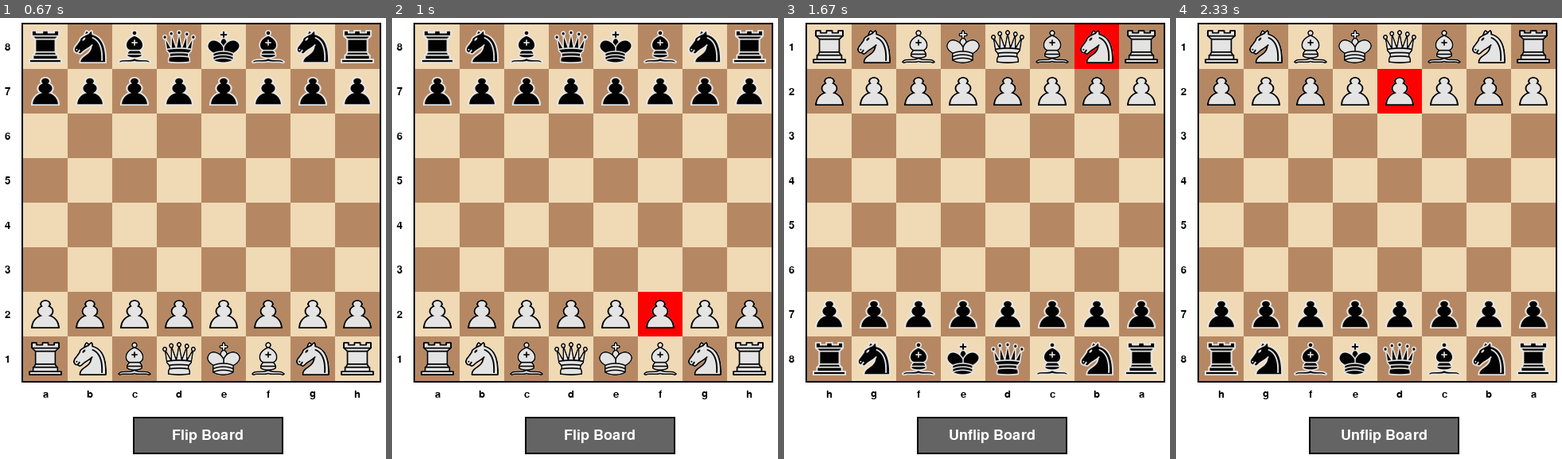
Above: before the commit, frames 1-4 (left to right).
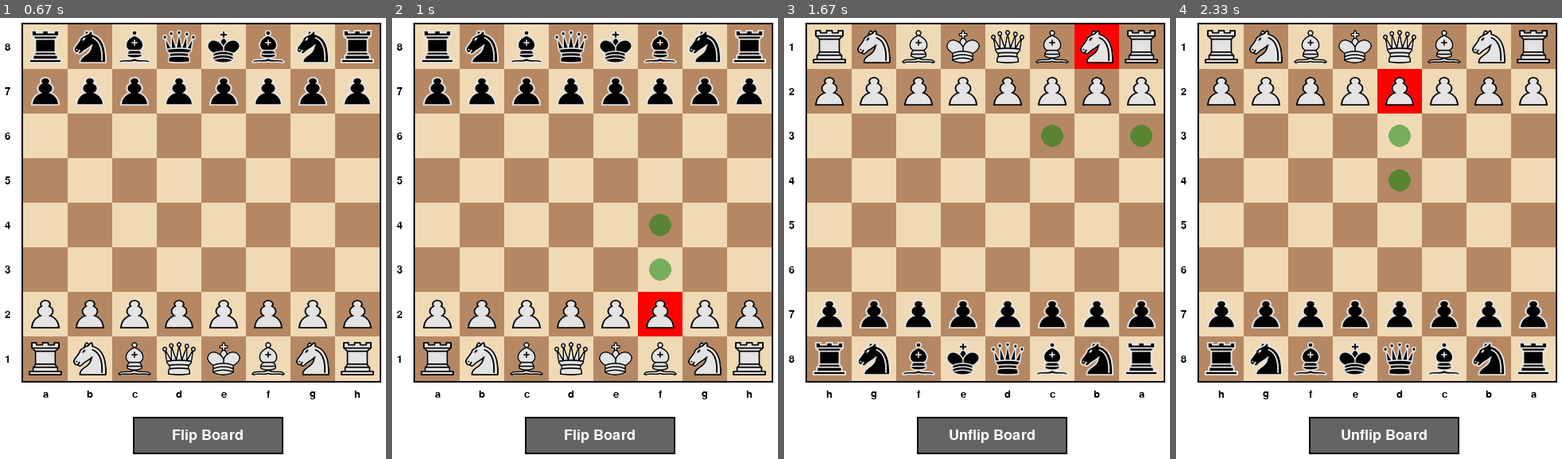
Above: after the commit, the same moments.

Repository: copperfishgh/testy
Game: pygame game, started from main.py
The game is run twice, just before and just after one commit, with the same random seed, the same clock (stepped at 60 frames per second) and the same inputs.
Inputs (mouse positions are in pixels of both pictures, inside the frame that each line leads up to):
- Up to frame 1 (0.67 s): click (208, 229) at 0.38 s
- Up to frame 2 (1 s): click (642, 331) at 0.72 s
- Up to frame 3 (1.67 s): click (857, 339) at 1.05 s; tap F at 1.33 s
- Up to frame 4 (2.33 s): click (1392, 70) at 1.72 s

Frame 1 is identical in both runs. In frame 2, 0.4% of the frame differs, in the area x 66-73%, y 44-60%; in frame 3, 0.4%; in frame 4, 0.4%.

Commit message:
legal move indication works!

Diff:
--- a/chess_board.py
+++ b/chess_board.py
@@ -302,6 +302,145 @@
         result += "  a b c d e f g h\n"
         return result
 
+    def get_possible_moves(self, row: int, col: int) -> List[Tuple[int, int]]:
+        """Get all possible moves for a piece at the given position"""
+        piece = self.get_piece(row, col)
+        if not piece:
+            return []
+
+        if piece.type == PieceType.PAWN:
+            return self._get_pawn_moves(row, col, piece.color)
+        elif piece.type == PieceType.ROOK:
+            return self._get_rook_moves(row, col, piece.color)
+        elif piece.type == PieceType.KNIGHT:
+            return self._get_knight_moves(row, col, piece.color)
+        elif piece.type == PieceType.BISHOP:
+            return self._get_bishop_moves(row, col, piece.color)
+        elif piece.type == PieceType.QUEEN:
+            return self._get_queen_moves(row, col, piece.color)
+        elif piece.type == PieceType.KING:
+            return self._get_king_moves(row, col, piece.color)
+
+        return []
+
+    def _is_valid_square(self, row: int, col: int) -> bool:
+        """Check if a square is within board bounds"""
+        return 0 <= row < 8 and 0 <= col < 8
+
+    def _is_square_empty_or_enemy(self, row: int, col: int, color: Color) -> bool:
+        """Check if a square is empty or contains an enemy piece"""
+        if not self._is_valid_square(row, col):
+            return False
+        piece = self.get_piece(row, col)
+        return piece is None or piece.color != color
+
+    def _get_pawn_moves(self, row: int, col: int, color: Color) -> List[Tuple[int, int]]:
+        """Get possible moves for a pawn"""
+        moves = []
+        direction = -1 if color == Color.WHITE else 1  # White moves up (-1), Black moves down (+1)
+        start_row = 6 if color == Color.WHITE else 1
+
+        # Forward move
+        new_row = row + direction
+        if self._is_valid_square(new_row, col) and self.get_piece(new_row, col) is None:
+            moves.append((new_row, col))
+
+            # Double forward move from starting position
+            if row == start_row:
+                new_row = row + 2 * direction
+                if self._is_valid_square(new_row, col) and self.get_piece(new_row, col) is None:
+                    moves.append((new_row, col))
+
+        # Diagonal captures
+        for dc in [-1, 1]:
+            new_row, new_col = row + direction, col + dc
+            if self._is_valid_square(new_row, new_col):
+                piece = self.get_piece(new_row, new_col)
+                if piece and piece.color != color:
+                    moves.append((new_row, new_col))
+
+        # En passant capture
+        if self.en_passant_target:
+            ep_row, ep_col = self.en_passant_target
+            if row + direction == ep_row and abs(col - ep_col) == 1:
+                moves.append((ep_row, ep_col))
+
+        return moves
+
+    def _get_rook_moves(self, row: int, col: int, color: Color) -> List[Tuple[int, int]]:
+        """Get possible moves for a rook"""
+        moves = []
+        directions = [(0, 1), (0, -1), (1, 0), (-1, 0)]  # Right, Left, Down, Up
+
+        for dr, dc in directions:
+            for i in range(1, 8):
+                new_row, new_col = row + i * dr, col + i * dc
+                if not self._is_valid_square(new_row, new_col):
+                    break
+
+                piece = self.get_piece(new_row, new_col)
+                if piece is None:
+                    moves.append((new_row, new_col))
+                elif piece.color != color:
+                    moves.append((new_row, new_col))
+                    break
+                else:
+                    break
+
+        return moves
+
+    def _get_knight_moves(self, row: int, col: int, color: Color) -> List[Tuple[int, int]]:
+        """Get possible moves for a knight"""
+        moves = []
+        knight_moves = [(-2, -1), (-2, 1), (-1, -2), (-1, 2), (1, -2), (1, 2), (2, -1), (2, 1)]
+
+        for dr, dc in knight_moves:
+            new_row, new_col = row + dr, col + dc
+            if self._is_square_empty_or_enemy(new_row, new_col, color):
+                moves.append((new_row, new_col))
+
+        return moves
+
+    def _get_bishop_moves(self, row: int, col: int, color: Color) -> List[Tuple[int, int]]:
+        """Get possible moves for a bishop"""
+        moves = []
+        directions = [(1, 1), (1, -1), (-1, 1), (-1, -1)]  # Diagonal directions
+
+        for dr, dc in directions:
+            for i in range(1, 8):
+                new_row, new_col = row + i * dr, col + i * dc
+                if not self._is_valid_square(new_row, new_col):
+                    break
+
+                piece = self.get_piece(new_row, new_col)
+                if piece is None:
+                    moves.append((new_row, new_col))
+                elif piece.color != color:
+                    moves.append((new_row, new_col))
+                    break
+                else:
+                    break
+
+        return moves
+
+    def _get_queen_moves(self, row: int, col: int, color: Color) -> List[Tuple[int, int]]:
+        """Get possible moves for a queen (combination of rook and bishop)"""
+        return self._get_rook_moves(row, col, color) + self._get_bishop_moves(row, col, color)
+
+    def _get_king_moves(self, row: int, col: int, color: Color) -> List[Tuple[int, int]]:
+        """Get possible moves for a king"""
+        moves = []
+        king_moves = [(-1, -1), (-1, 0), (-1, 1), (0, -1), (0, 1), (1, -1), (1, 0), (1, 1)]
+
+        for dr, dc in king_moves:
+            new_row, new_col = row + dr, col + dc
+            if self._is_square_empty_or_enemy(new_row, new_col, color):
+                moves.append((new_row, new_col))
+
+        # TODO: Add castling logic here
+
+        return moves
+
 # Example usage and testing
 if __name__ == "__main__":
     # Create a new board state
--- a/display.py
+++ b/display.py
@@ -44,6 +44,9 @@
 
         # Load piece images (placeholder - you'd load actual piece images here)
         self.piece_images = self._load_piece_images()
+
+        # Create move indicator circle surface once
+        self.move_indicator = self._create_move_indicator()
 
     def _load_piece_images(self) -> dict:
         """Load and scale piece images from PNG files"""
@@ -87,6 +90,26 @@
 
         return images
 
+    def _create_move_indicator(self) -> pygame.Surface:
+        """Create a translucent circle surface for move indicators"""
+        # Create a surface with per-pixel alpha
+        circle_surface = pygame.Surface((self.square_size, self.square_size), pygame.SRCALPHA)
+
+        # Circle size is 1/4 of the square
+        circle_radius = self.square_size // 4
+        center_x = self.square_size // 2
+        center_y = self.square_size // 2
+
+        # Draw translucent circle (green with 128 alpha for 50% transparency)
+        circle_color = (0, 128, 0, 128)  # Green with 50% transparency
+        pygame.draw.circle(circle_surface, circle_color, (center_x, center_y), circle_radius)
+
+        return circle_surface
+
+    def draw_move_indicator(self, screen, x: int, y: int) -> None:
+        """Draw the pre-created move indicator at specified position"""
+        screen.blit(self.move_indicator, (x, y))
+
     def draw_board(self, screen, board_state: BoardState, selected_square: Optional[Tuple[int, int]] = None,
                    possible_moves: List[Tuple[int, int]] = None, flipped: bool = False) -> None:
         """Draw the chess board with pieces"""
@@ -106,12 +129,9 @@
                 is_light = (row + col) % 2 == 0
                 color = self.LIGHT_SQUARE if is_light else self.DARK_SQUARE
 
-                # Highlight selected square
+                # Highlight selected square only
                 if selected_square and selected_square == (row, col):
                     color = self.SELECTED
-                # Highlight possible moves
-                elif (row, col) in possible_moves:
-                    color = self.HIGHLIGHT
 
                 # Draw the square
                 pygame.draw.rect(screen, color,
@@ -121,6 +141,10 @@
                 piece = board_state.get_piece(row, col)
                 if piece:
                     self.draw_piece(screen, piece, x, y)
+
+                # Draw move indicator circle for possible moves
+                if (row, col) in possible_moves:
+                    self.draw_move_indicator(screen, x, y)
 
         # Draw board border (use actual board size based on squares)
         actual_board_size = self.square_size * 8
--- a/main.py
+++ b/main.py
@@ -81,8 +81,8 @@
                         piece = chess_board.get_piece(square[0], square[1])
                         if piece and piece.color == chess_board.current_turn:
                             selected_square = square
-                            # TODO: Calculate possible moves for the selected piece
-                            possible_moves = []  # Placeholder
+                            # Calculate possible moves for the selected piece
+                            possible_moves = chess_board.get_possible_moves(square[0], square[1])
                     else:
                         # Try to move the piece
                         if square in possible_moves:
@@ -99,7 +99,7 @@
                             piece = chess_board.get_piece(square[0], square[1])
                             if piece and piece.color == chess_board.current_turn:
                                 selected_square = square
-                                possible_moves = []
+                                possible_moves = chess_board.get_possible_moves(square[0], square[1])
 
     # Draw the chess board (with flip consideration)
     display.update_display(screen, chess_board, selected_square, possible_moves, board_flipped)
